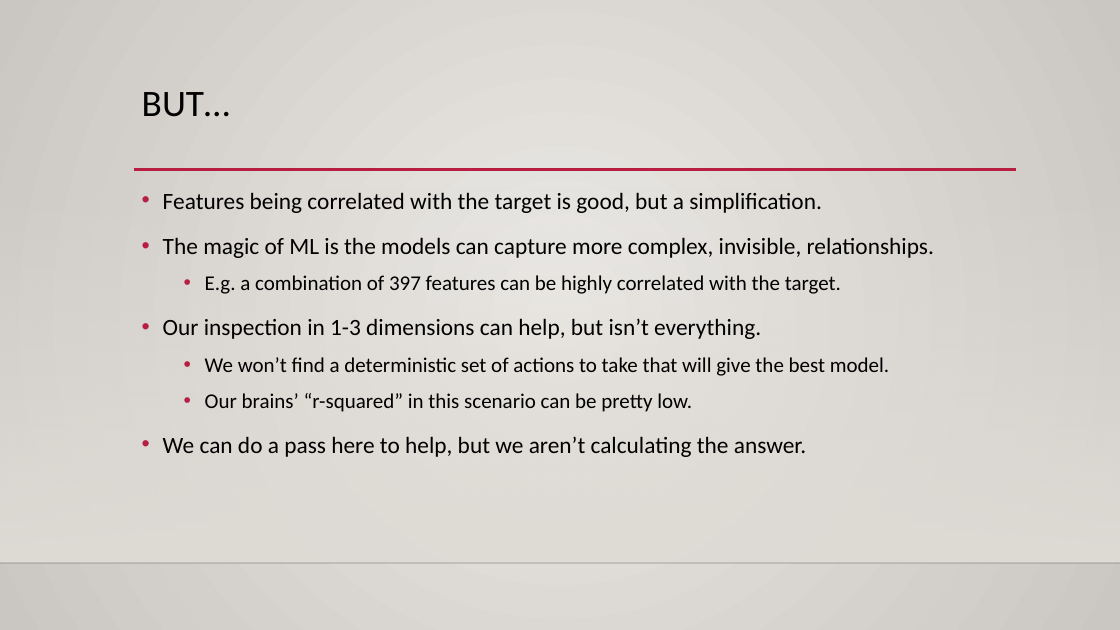
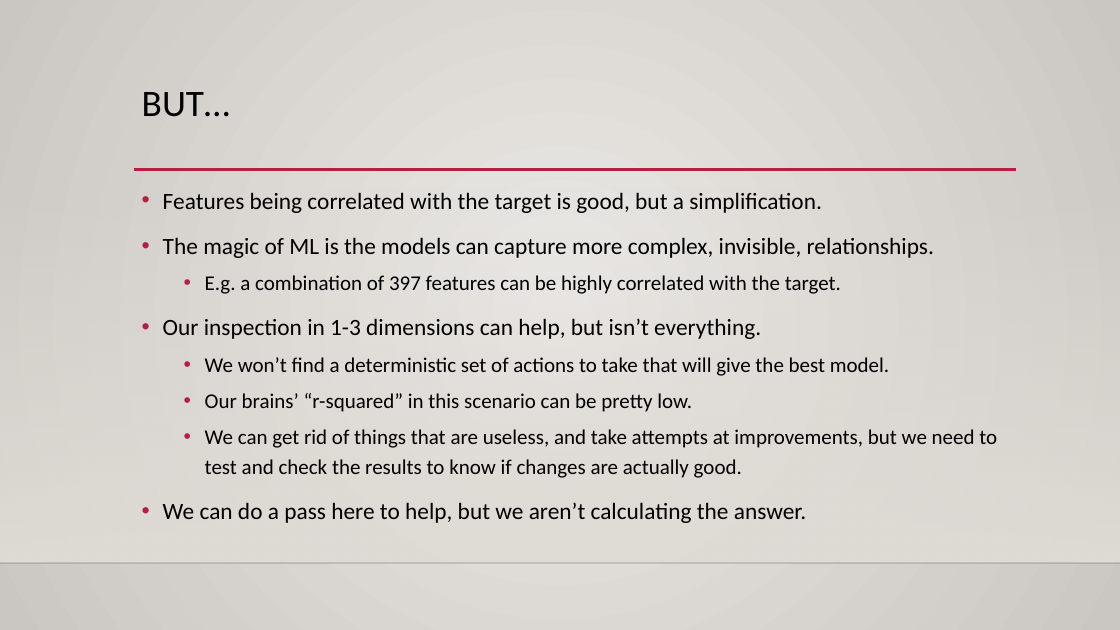
Before and after one commit to AkeemSemper/ML_for_Non_DS_Students, a slide deck: slide 5 of course_resources/slides/Used/018_regression_review_stats.pptx. Drawn at 1120x630 pixels with LibreOffice and Linux fonts; fonts in the diff are those of the drawing; background and template pictures are left out. Boxes give left, top, right and bottom in pixels: in the first picture for what was removed or moved away, otherwise in the second. Text is boxed around its words. In the diff, an @@ line names an element or a change of style, - is before the commit and + after.

```diff
--- a/course_resources/slides/Used/018_regression_review_stats.pptx
+++ b/course_resources/slides/Used/018_regression_review_stats.pptx
@@ text at <box>205,429,997,478</box>: paragraph added @@
+  • We can get rid of things that are useless, and take attempts at improvements, but we need to test and check the results to know if changes are actually good.
```
Also in this commit, not shown: 1 other slide changed.
